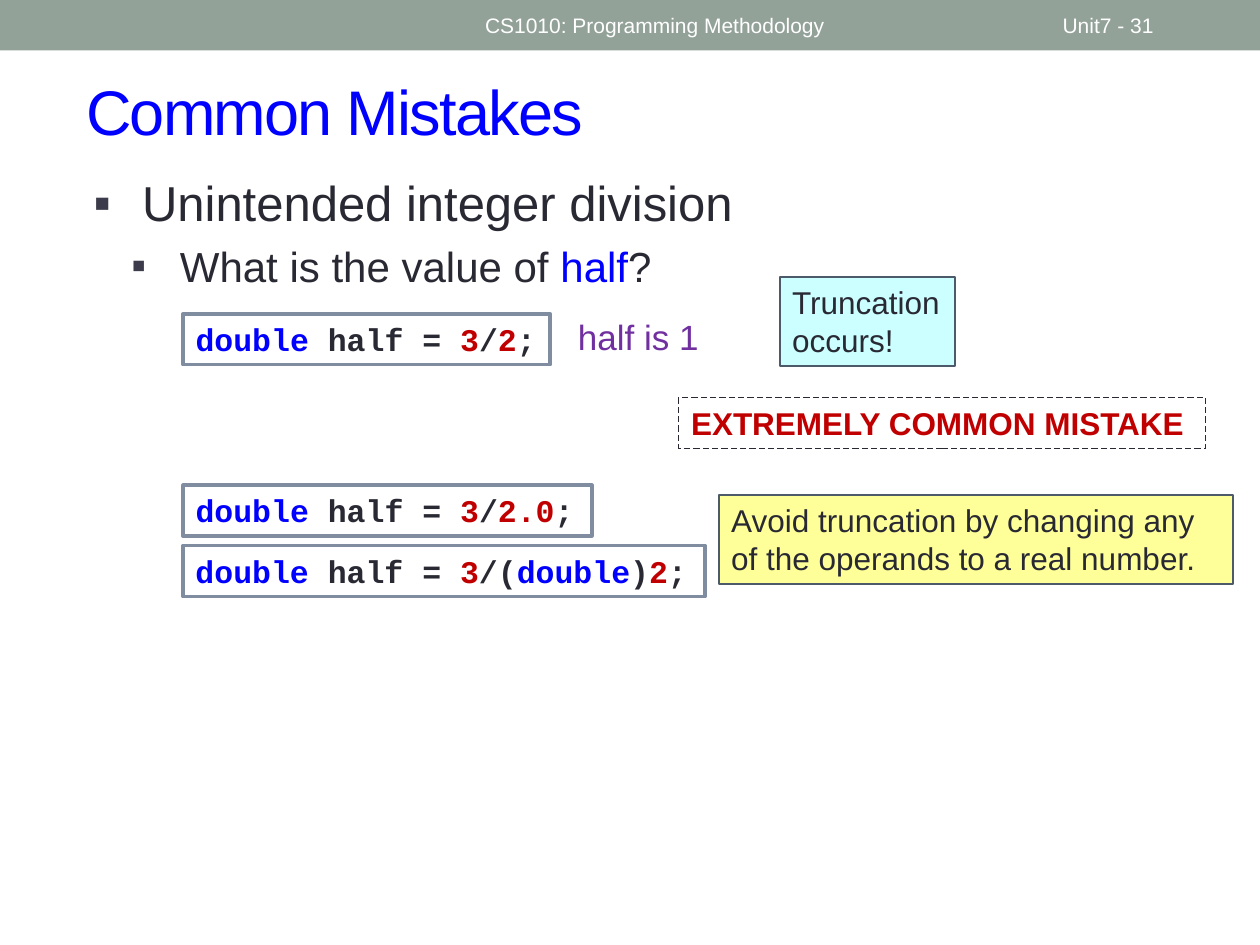
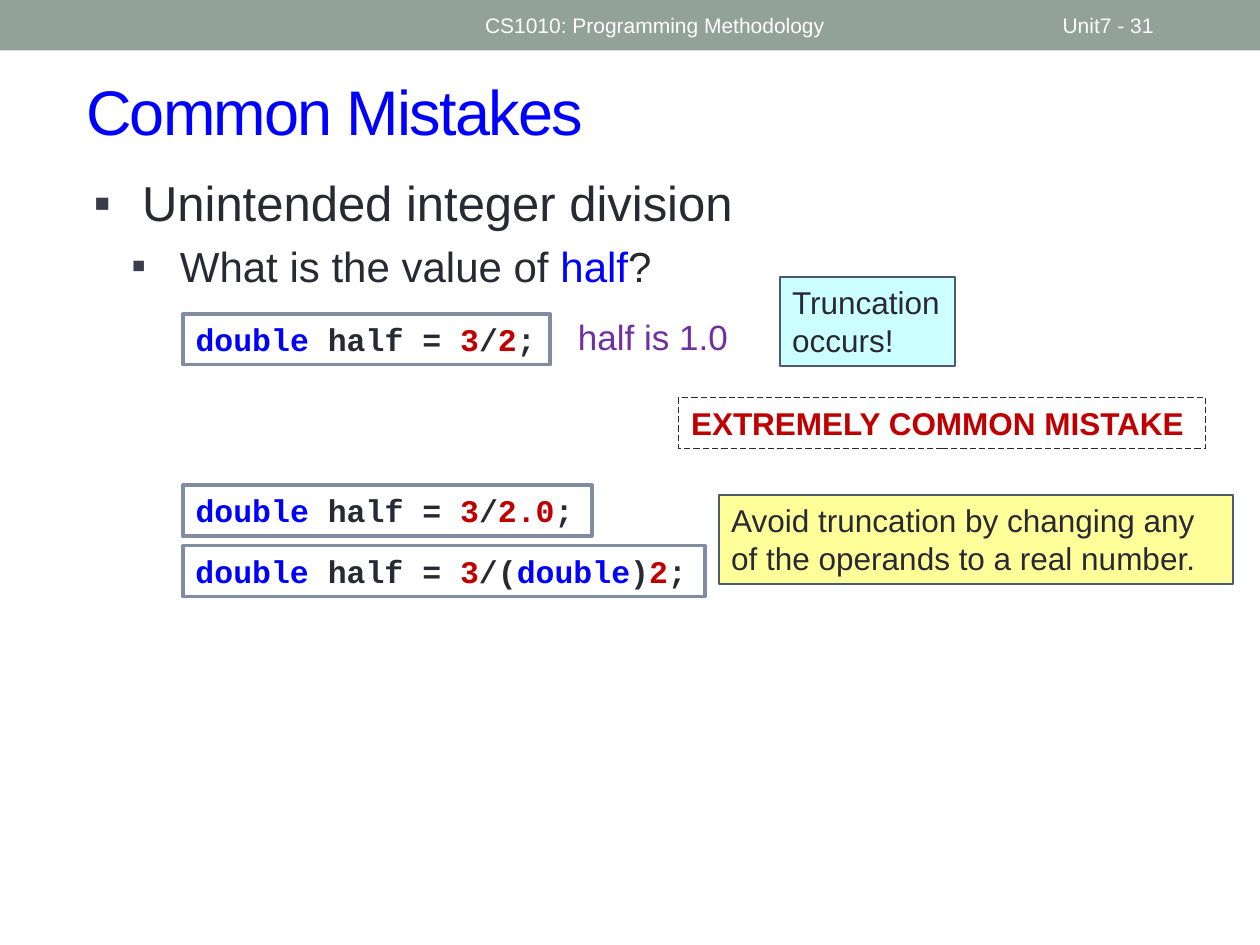
Before and after one commit to nus-cs1010-2526-s2/website, a slide deck: slide 31 of slides/Week3.pptx. Drawn at 1260x945 pixels with LibreOffice and Linux fonts; fonts in the diff are those of the drawing. Boxes give left, top, right and bottom in pixels: in the first picture for what was removed or moved away, otherwise in the second. Text is boxed around its words. In the diff, an @@ line names an element or a change of style, - is before the commit and + after.

```diff
--- a/slides/Week3.pptx
+++ b/slides/Week3.pptx
@@ text at box(578, 324, 728, 351): text changed @@
-half is 1
+half is 1.0
```
Also in this commit, not shown: 8 other slides changed, 18 other files.
